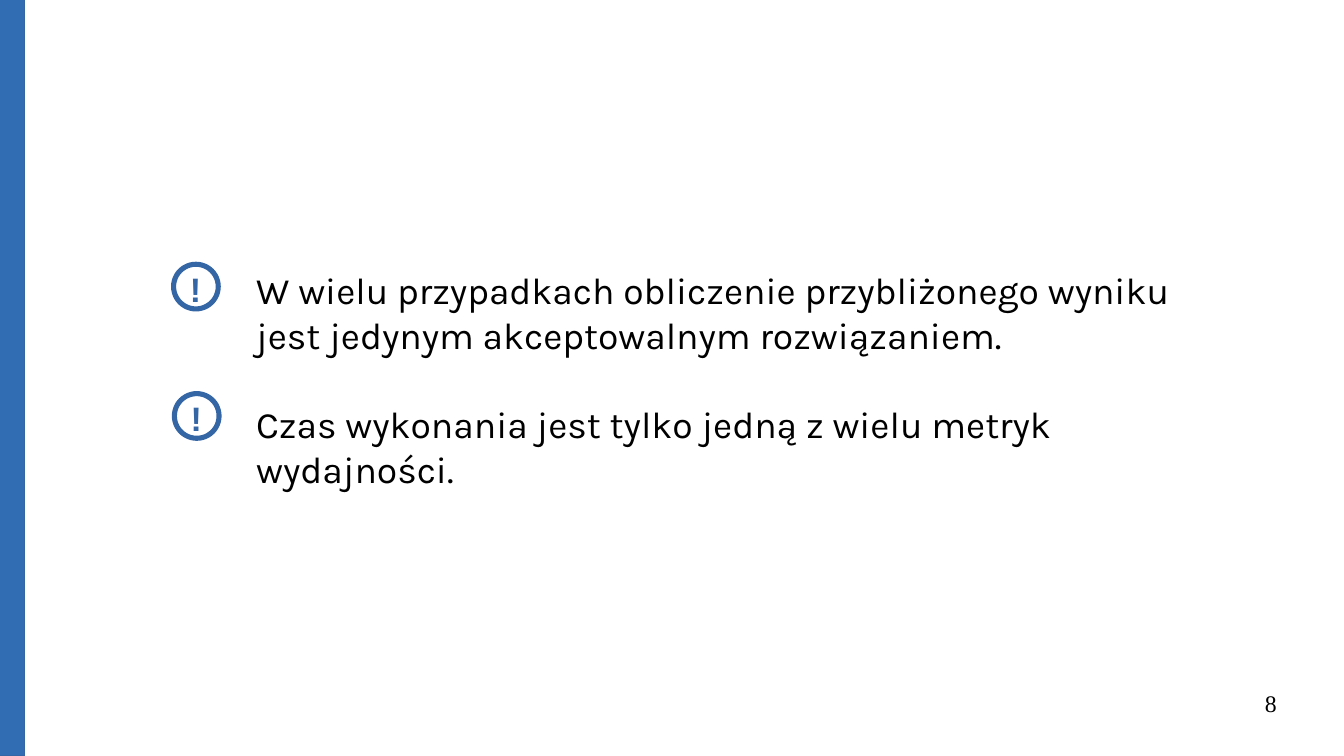
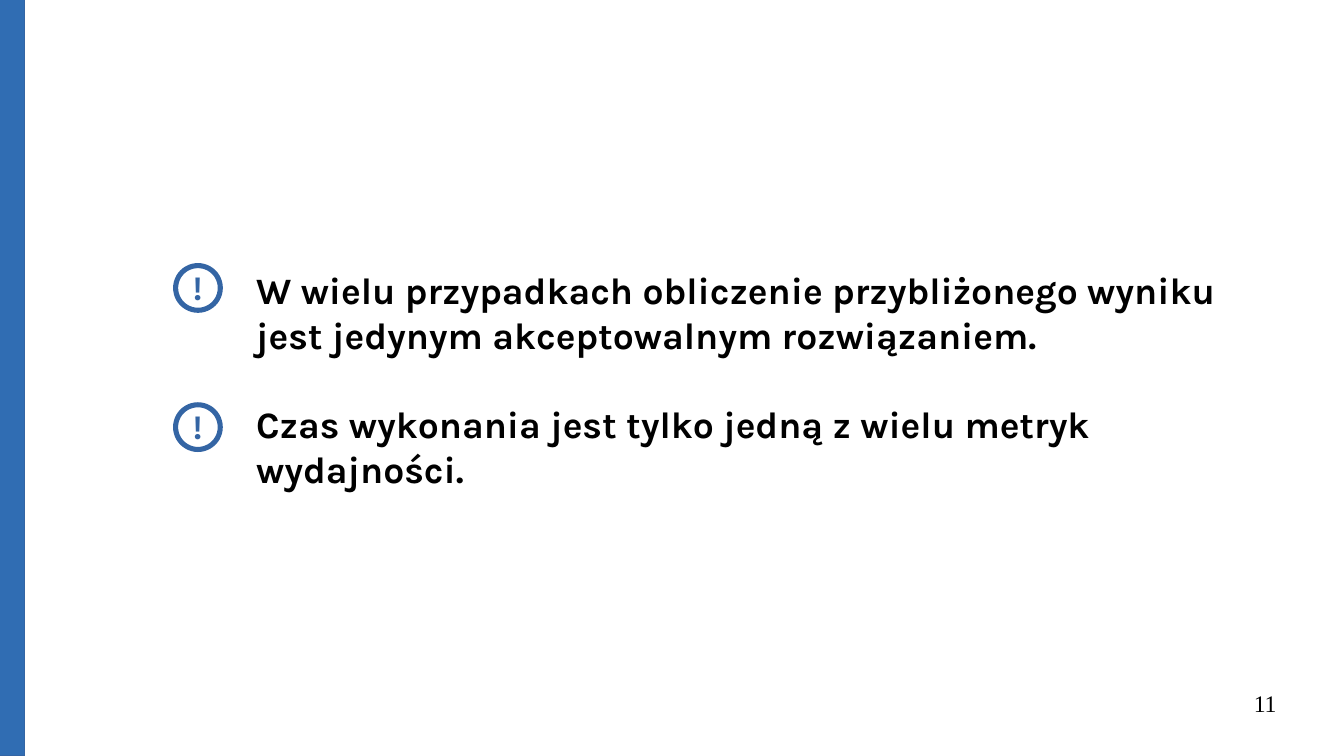
Before and after one commit to Michael-Wisniewski/algorithmic-workshop, a slide deck: slide 11 of gotowa.odp (slide 8 before the commit). Drawn at 1344x756 pixels with LibreOffice and Linux fonts; fonts in the diff are those of the drawing. Boxes give left, top, right and bottom in pixels: in the first picture for what was removed or moved away, otherwise in the second. Text is boxed around its words. In the diff, an @@ line names an element or a change of style, - is before the commit and + after.

```diff
--- a/gotowa.odp
+++ b/gotowa.odp
@@ text "!" at (x1=181, y1=260, x2=215, y2=318): font Arial to Karla, bold on @@
@@ text "!" at (x1=182, y1=263, x2=216, y2=322): font Arial to Karla @@
@@ text "W wielu przypadkach obliczenie przybliżonego ..." at (x1=256, y1=277, x2=1215, y2=493): bold on @@
@@ ellipse moved from (x1=174, y1=394, x2=220, y2=439) to (x1=176, y1=405, x2=221, y2=450) @@
@@ text "!" at (x1=181, y1=400, x2=215, y2=459): font Arial to Karla, bold on @@
@@ text "!" moved from (x1=181, y1=391, x2=215, y2=441) to (x1=181, y1=400, x2=215, y2=459) @@
@@ text "!" at (x1=182, y1=402, x2=216, y2=461): font Arial to Karla @@
@@ text "!" moved from (x1=179, y1=391, x2=213, y2=441) to (x1=182, y1=402, x2=216, y2=461) @@
@@ page number at (x1=1254, y1=696, x2=1277, y2=712): text changed @@
-8
+11
```
Also in this commit, not shown: 12 other slides changed, 7 slides added, 1 other file.
